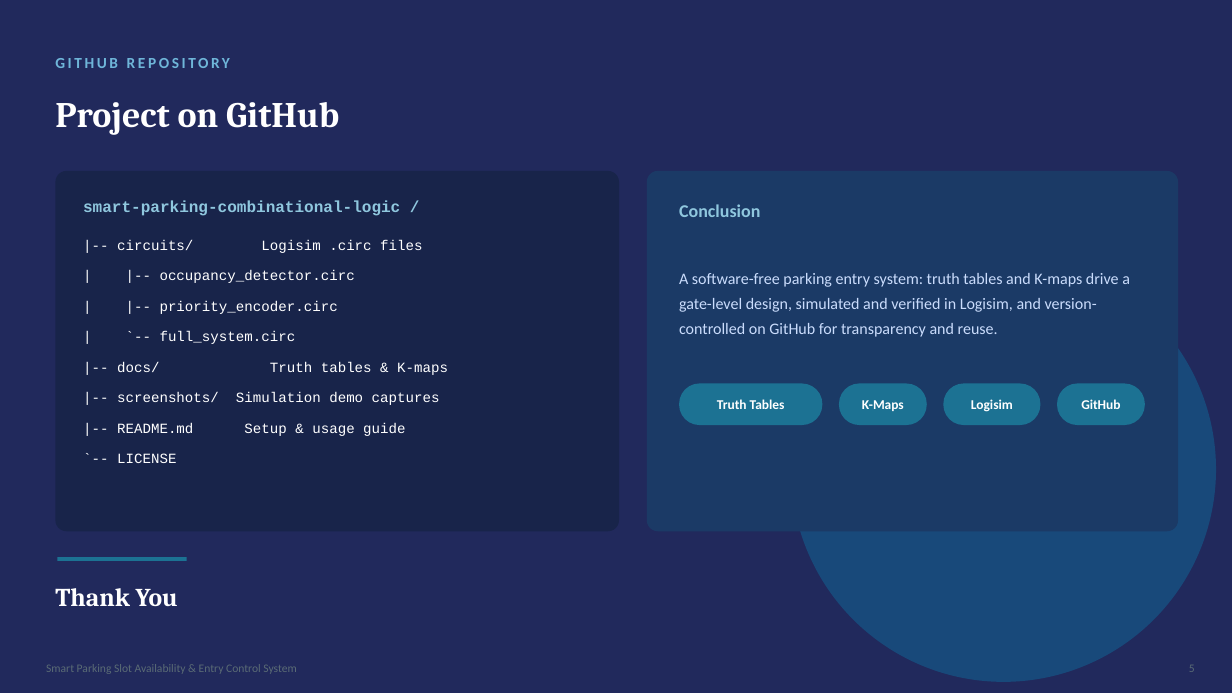
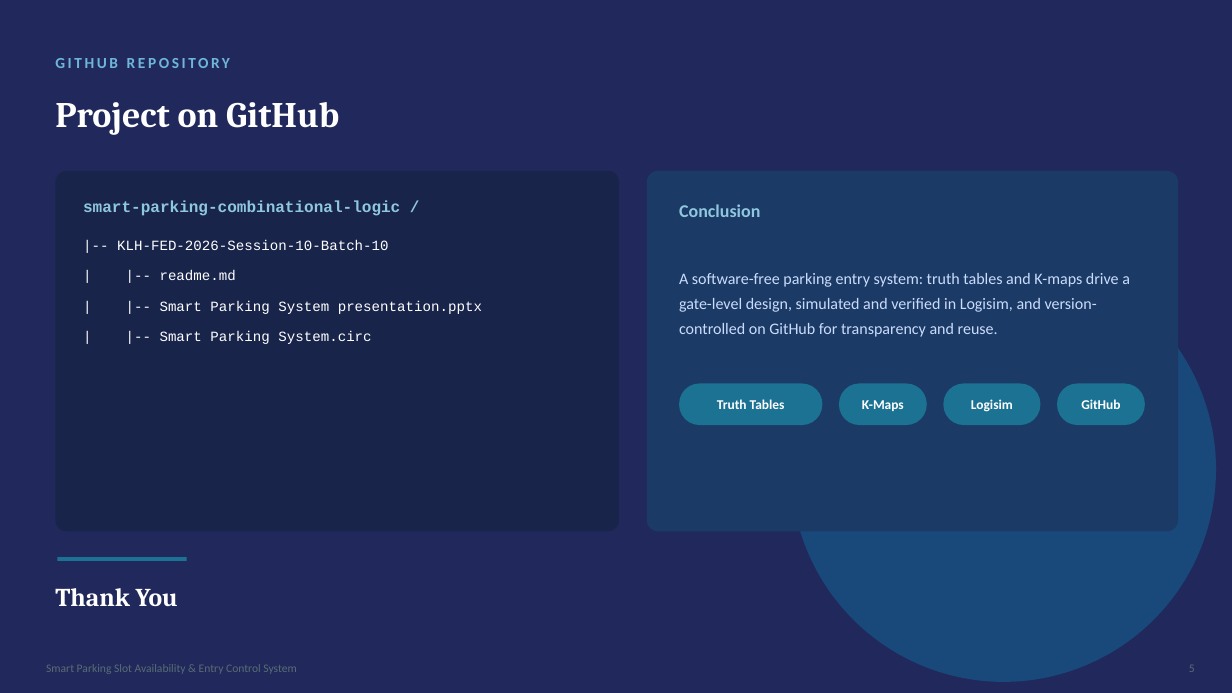
Before and after one commit to varun081217/KLH-FED-2026-Session-10-Batch-10, a slide deck: slide 5 of Smart Parking System presentation.pptx. Drawn at 1232x693 pixels with LibreOffice and Linux fonts; fonts in the diff are those of the drawing. Boxes give left, top, right and bottom in pixels: in the first picture for what was removed or moved away, otherwise in the second. Text is boxed around its words. In the diff, an @@ line names an element or a change of style, - is before the commit and + after.

```diff
--- a/Smart Parking System presentation.pptx
+++ b/Smart Parking System presentation.pptx
@@ text at box(117, 240, 389, 250): text changed @@
-|-- circuits/ Logisim .circ files
+|-- KLH-FED-2026-Session-10-Batch-10
@@ text at box(160, 270, 236, 280): text changed @@
-| |-- occupancy_detector.circ
+| |-- readme.md
@@ text at box(160, 301, 482, 314): text changed @@
-| |-- priority_encoder.circ
+| |-- Smart Parking System presentation.pptx
@@ text at box(160, 331, 371, 344): text changed @@
-| `-- full_system.circ
+| |-- Smart Parking System.circ
@@ text removed at box(117, 362, 448, 375) @@
-|-- docs/ Truth tables & K-maps
@@ text removed at box(117, 392, 440, 405) @@
-|-- screenshots/ Simulation demo captures
@@ text removed at box(117, 423, 405, 436) @@
-|-- README.md Setup & usage guide
@@ text removed at box(117, 453, 176, 463) @@
-`-- LICENSE
```
